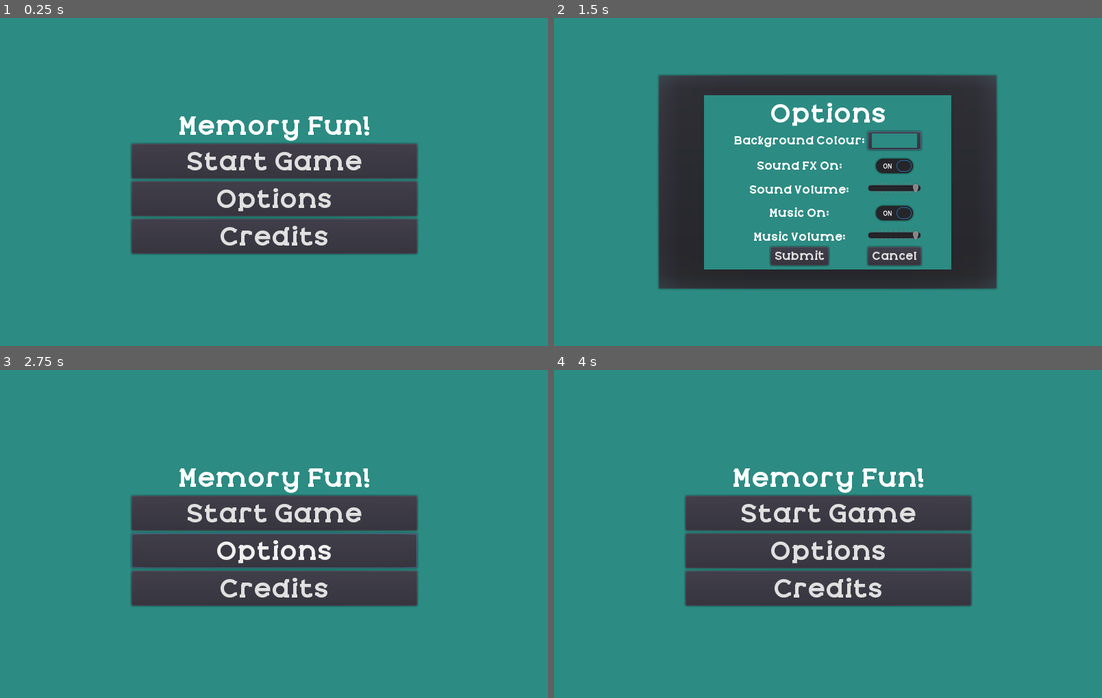
Above: before the commit, frames 1-4 (two rows, left to right).
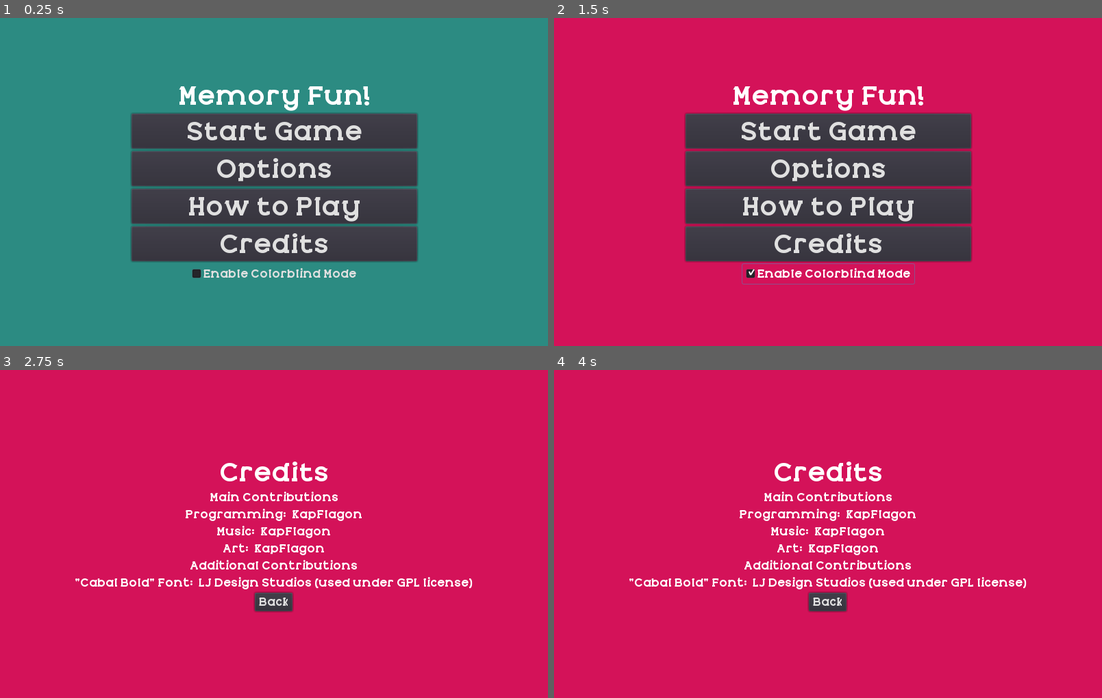
Above: after the commit, the same moments.

Repository: KapFlagon/Memory-Fun
Game: Godot game, scene res://src/screens/StartScreen.tscn
Two runs of this game, one before a commit and one after it. Both use one fixed random seed, a clock stepped at 60 frames per second and the inputs below.
Inputs (mouse positions are in pixels of both pictures, inside the frame that each line leads up to):
- Up to frame 1 (0.25 s): no input
- Up to frame 2 (1.5 s): click (828, 204) at 0.5 s, where only the run after the commit has a clickable "How to Play"; click (828, 273) at 1.25 s, where only the run after the commit has a clickable "Enable Colorblind Mode"
- Up to frame 3 (2.75 s): click (246, 609) at 2 s, where only the run before the commit has a clickable "Submit"
- Up to frame 4 (4 s): click (828, 602) at 2.75 s, where only the run after the commit has a clickable "Back"; click (828, 602) at 3.5 s, where only the run before the commit has a clickable "Back"

The runs differ from the first frame. In frame 1, 13% of the frame differs, in the area x 23-77%, y 20-80%; in frame 2, 97%; in frame 3, 100%; in frame 4, 100%, in the area x 0-100%, y 0-100%.

Commit message:
Began implementation of a colourblind friendly mode. Added a checkbox and responsive start and options screens.

Diff:
--- a/src/autoload/PlayerData.gd
+++ b/src/autoload/PlayerData.gd
@@ -1,9 +1,23 @@
 extends Node
 
-var difficulty:= 0 setget set_difficulty, get_difficulty
-var grid_size := 8 setget set_grid_size, get_grid_size
+var difficulty setget set_difficulty, get_difficulty
+var grid_size  setget set_grid_size, get_grid_size
 var game_time setget set_game_time, get_game_time
-var background_colour := Color(0.172549,0.545098,0.509804,1) setget set_background_colour, get_background_colour
+var background_colour setget set_background_colour, get_background_colour
+var buffered_colour setget set_buffered_colour, get_buffered_colour
+var colour_blind_mode_on setget set_colour_blind_mode_on, get_colour_blind_mode_on
+
+
+func _ready() -> void:
+	initialize()
+
+
+func initialize() -> void:
+	difficulty = 0
+	grid_size = 8
+	colour_blind_mode_on = false
+	buffered_colour == null
+	update_background_colour()
 
 
 func set_difficulty(new_difficulty: int) -> void:
@@ -32,7 +46,35 @@
 
 func set_background_colour(new_colour: Color) -> void:
 	background_colour = new_colour
+	buffered_colour = new_colour
 
 
 func get_background_colour():
 	return background_colour
+
+
+func set_buffered_colour(val) -> void:
+	buffered_colour = val
+
+
+func get_buffered_colour():
+	return buffered_colour
+
+
+func set_colour_blind_mode_on(val: bool) -> void:
+	colour_blind_mode_on = val
+	update_background_colour()
+
+
+func get_colour_blind_mode_on():
+	return colour_blind_mode_on
+
+
+func update_background_colour() -> void:
+	if colour_blind_mode_on:
+		background_colour = Color(0.83,0.07,0.35,1)
+	else:
+		if buffered_colour == null:
+			background_colour = Color(0.172549,0.545098,0.509804,1)
+		else:
+			background_colour = buffered_colour
--- a/src/entities/game_objects/Card.tscn
+++ b/src/entities/game_objects/Card.tscn
@@ -32,3 +32,6 @@
 [node name="FaceSprite" type="Sprite" parent="."]
 position = Vector2( 100, 130 )
 scale = Vector2( 0.9, 0.857143 )
+
+[node name="ColourblindSprite" type="Sprite" parent="."]
+visible = false
--- a/src/screens/DifficultySelectionScreen.gd
+++ b/src/screens/DifficultySelectionScreen.gd
@@ -9,6 +9,7 @@
 	get_node("ColorRect").set_frame_color(PlayerData.get_background_colour())
 	for button in get_tree().get_nodes_in_group("DifficultyGroup"):
 		button.connect("button_up", self, "_difficulty_button_pressed", [button])
+	set_tooltip_texts()
 
 
 # Called every frame. 'delta' is the elapsed time since the previous frame.
@@ -20,8 +21,10 @@
 	AudioManager.play_rand_sfx()
 	get_tree().change_scene("res://src/screens/StartScreen.tscn")
 
+
 func next_scene() -> void:
 	get_tree().change_scene("res://src/screens/GridSelectionScreen.tscn")
+
 
 func _difficulty_button_pressed(button):
 	AudioManager.play_rand_sfx()
@@ -32,3 +35,14 @@
 	else:
 		PlayerData.set_difficulty(e_difficulty.HARD)
 	next_scene()
+
+
+func set_tooltip_texts() -> void:
+	if PlayerData.get_colour_blind_mode_on():
+		get_node("VBox_DifficultySelection/EasyDifButton").set_tooltip("3 Shapes, 1 Background Icon")
+		get_node("VBox_DifficultySelection/MedDifButton").set_tooltip("5 Shapes, 3 Background Icons")
+		get_node("VBox_DifficultySelection/HardDifButton").set_tooltip("5 Shapes, 7 Background Icons")
+	else:
+		get_node("VBox_DifficultySelection/EasyDifButton").set_tooltip("3 Shapes, 1 Colour")
+		get_node("VBox_DifficultySelection/MedDifButton").set_tooltip("5 Shapes, 3 Colours")
+		get_node("VBox_DifficultySelection/HardDifButton").set_tooltip("5 Shapes, 7 Colours")
--- a/src/screens/OptionsPopup.gd
+++ b/src/screens/OptionsPopup.gd
@@ -5,20 +5,22 @@
 var original_sfx_vol
 var original_music_on
 var original_music_vol
+var original_colour_blind_mode
 var new_background_colour
 var new_sfx_on
 var new_sfx_vol
 var new_music_on
 var new_music_vol
+var new_colour_blind_mode
 
 
 signal popup_submitted
 signal popup_cancel
 
 
-func _ready() -> void:
-	get_node("PopupBackground").set_frame_color(PlayerData.get_background_colour())
-	get_config_data()
+#func _ready() -> void:
+#	get_node("PopupBackground").set_frame_color(PlayerData.get_background_colour())
+#	get_config_data()
 
 
 func _on_SubmitOptionsButton_button_up() -> void:
@@ -37,6 +39,7 @@
 
 func get_config_data() -> void:
 	original_background_colour = PlayerData.get_background_colour()
+	original_colour_blind_mode = PlayerData.get_colour_blind_mode_on()
 	original_sfx_on = AudioManager.get_sfx_on()
 	original_sfx_vol = AudioManager.get_sfx_vol()
 	original_music_on = AudioManager.get_music_on()
@@ -45,6 +48,7 @@
 
 func set_config_data() -> void:
 	PlayerData.set_background_colour(get_node("VBox_Options/GridContainer/ColorPickerButton").get_pick_color())
+	PlayerData.set_colour_blind_mode_on(get_node("VBox_Options/GridContainer/ColourBLindChkBx").pressed)
 	AudioManager.set_sfx_on(get_node("VBox_Options/GridContainer/SfxOnChckbx").pressed)
 	AudioManager.set_sfx_vol(get_node("VBox_Options/GridContainer/SfxVol_Slider").get_value())
 	AudioManager.set_music_on(get_node("VBox_Options/GridContainer/MusicOnChckbx").pressed)
@@ -54,6 +58,7 @@
 
 func use_original_data() -> void:
 	get_node("PopupBackground").set_frame_color(original_background_colour)
+	get_node("VBox_Options/GridContainer/ColourBLindChkBx").pressed = original_colour_blind_mode
 	get_node("VBox_Options/GridContainer/ColorPickerButton").set_pick_color(original_background_colour)
 	get_node("VBox_Options/GridContainer/SfxOnChckbx").pressed = original_sfx_on
 	get_node("VBox_Options/GridContainer/SfxVol_Slider").set_value(original_sfx_vol)
@@ -82,3 +87,31 @@
 
 func _on_MusicVol_Slider_value_changed(value: float) -> void:
 	AudioManager.set_music_vol(value)
+
+
+func check_colour_blind_mode() -> void:
+	if PlayerData.get_colour_blind_mode_on():
+		get_node("VBox_Options/GridContainer/ColorPickerButton").disabled = true
+	else:
+		get_node("VBox_Options/GridContainer/ColorPickerButton").disabled = false
+
+
+func _on_OptionsPopup_about_to_show() -> void:
+	get_node("PopupBackground").set_frame_color(PlayerData.get_background_colour())
+	get_config_data()
+	check_colour_blind_mode()
+
+
+func _on_ColourBLindChkBx_toggled(button_pressed: bool) -> void:
+	new_colour_blind_mode = button_pressed
+	PlayerData.set_colour_blind_mode_on(new_colour_blind_mode)
+	if new_colour_blind_mode:
+		get_node("PopupBackground").set_frame_color(PlayerData.get_background_colour())
+		get_node("VBox_Options/GridContainer/ColorPickerButton").set_pick_color(PlayerData.get_background_colour())
+	else:
+		if new_background_colour == null:
+			get_node("PopupBackground").set_frame_color(PlayerData.get_background_colour())
+			get_node("VBox_Options/GridContainer/ColorPickerButton").set_pick_color(PlayerData.get_background_colour())
+		else:
+			get_node("PopupBackground").set_frame_color(new_background_colour)
+			get_node("VBox_Options/GridContainer/ColorPickerButton").set_pick_color(new_background_colour)
--- a/src/screens/OptionsPopup.tscn
+++ b/src/screens/OptionsPopup.tscn
@@ -12,10 +12,10 @@
 anchor_top = 0.5
 anchor_right = 0.5
 anchor_bottom = 0.5
-margin_left = -249.5
-margin_top = -159.0
-margin_right = 249.5
-margin_bottom = 159.0
+margin_left = -249.0
+margin_top = -185.0
+margin_right = 250.0
+margin_bottom = 193.0
 theme = ExtResource( 1 )
 popup_exclusive = true
 script = ExtResource( 3 )
@@ -26,9 +26,9 @@
 anchor_right = 0.5
 anchor_bottom = 0.5
 margin_left = -180.5
-margin_top = -127.5
+margin_top = -147.0
 margin_right = 180.5
-margin_bottom = 127.5
+margin_bottom = 147.0
 color = Color( 0.172549, 0.545098, 0.509804, 1 )
 __meta__ = {
 "_edit_use_anchors_": false
@@ -39,10 +39,12 @@
 anchor_top = 0.5
 anchor_right = 0.5
 anchor_bottom = 0.5
-margin_left = -243.5
-margin_top = -159.0
-margin_right = 244.5
-margin_bottom = 159.0
+margin_left = -180.5
+margin_top = -143.0
+margin_right = 180.5
+margin_bottom = 143.0
+size_flags_horizontal = 4
+size_flags_vertical = 4
 size_flags_stretch_ratio = 0.0
 theme = ExtResource( 1 )
 alignment = 1
@@ -51,9 +53,9 @@
 }
 
 [node name="Options" type="Label" parent="VBox_Options"]
-margin_top = 36.0
-margin_right = 488.0
-margin_bottom = 81.0
+margin_top = 4.0
+margin_right = 361.0
+margin_bottom = 49.0
 text = "Options"
 align = 1
 __meta__ = {
@@ -61,95 +63,119 @@
 }
 
 [node name="GridContainer" type="GridContainer" parent="VBox_Options"]
-margin_left = 107.0
-margin_top = 85.0
-margin_right = 380.0
-margin_bottom = 281.0
+margin_left = 25.0
+margin_top = 53.0
+margin_right = 335.0
+margin_bottom = 282.0
 size_flags_horizontal = 4
 theme = ExtResource( 2 )
 columns = 2
 
+[node name="Label" type="Label" parent="VBox_Options/GridContainer"]
+margin_top = 4.0
+margin_right = 228.0
+margin_bottom = 25.0
+text = "Enable Colorblind Mode:"
+
+[node name="ColourBLindChkBx" type="CheckBox" parent="VBox_Options/GridContainer"]
+margin_left = 232.0
+margin_right = 310.0
+margin_bottom = 29.0
+theme = ExtResource( 2 )
+align = 1
+
 [node name="BckgrndColLabel" type="Label" parent="VBox_Options/GridContainer"]
-margin_top = 3.0
-margin_right = 191.0
-margin_bottom = 24.0
+margin_top = 36.0
+margin_right = 228.0
+margin_bottom = 57.0
 text = "Background Colour:"
 align = 1
 
 [node name="ColorPickerButton" type="ColorPickerButton" parent="VBox_Options/GridContainer"]
-margin_left = 195.0
-margin_right = 273.0
-margin_bottom = 27.0
+margin_left = 232.0
+margin_top = 33.0
+margin_right = 310.0
+margin_bottom = 60.0
 color = Color( 0.172549, 0.545098, 0.509804, 1 )
 
 [node name="SfxOn_Label" type="Label" parent="VBox_Options/GridContainer"]
-margin_top = 40.0
-margin_right = 191.0
-margin_bottom = 61.0
+margin_top = 73.0
+margin_right = 228.0
+margin_bottom = 94.0
 text = "Sound FX On:"
 align = 1
 
 [node name="SfxOnChckbx" type="CheckButton" parent="VBox_Options/GridContainer"]
-margin_left = 195.0
-margin_top = 31.0
-margin_right = 273.0
-margin_bottom = 71.0
+margin_left = 232.0
+margin_top = 64.0
+margin_right = 310.0
+margin_bottom = 104.0
 pressed = true
 
 [node name="SfxVol_Label" type="Label" parent="VBox_Options/GridContainer"]
-margin_top = 75.0
-margin_right = 191.0
-margin_bottom = 96.0
+margin_top = 108.0
+margin_right = 228.0
+margin_bottom = 129.0
 text = "Sound Volume:"
 align = 1
 
 [node name="SfxVol_Slider" type="HSlider" parent="VBox_Options/GridContainer"]
-margin_left = 195.0
-margin_top = 75.0
-margin_right = 273.0
-margin_bottom = 91.0
+margin_left = 232.0
+margin_top = 108.0
+margin_right = 310.0
+margin_bottom = 124.0
 min_value = -80.0
 max_value = 0.0
 step = 5.0
 tick_count = 10
 
 [node name="MusicOn_Label" type="Label" parent="VBox_Options/GridContainer"]
-margin_top = 109.0
-margin_right = 191.0
-margin_bottom = 130.0
+margin_top = 142.0
+margin_right = 228.0
+margin_bottom = 163.0
 text = "Music On:"
 align = 1
 
 [node name="MusicOnChckbx" type="CheckButton" parent="VBox_Options/GridContainer"]
-margin_left = 195.0
-margin_top = 100.0
-margin_right = 273.0
-margin_bottom = 140.0
+margin_left = 232.0
+margin_top = 133.0
+margin_right = 310.0
+margin_bottom = 173.0
 pressed = true
 __meta__ = {
 "_edit_use_anchors_": false
 }
 
 [node name="MusicVol_Label" type="Label" parent="VBox_Options/GridContainer"]
-margin_top = 144.0
-margin_right = 191.0
-margin_bottom = 165.0
+margin_top = 177.0
+margin_right = 228.0
+margin_bottom = 198.0
 text = "Music Volume:"
 align = 1
 
 [node name="MusicVol_Slider" type="HSlider" parent="VBox_Options/GridContainer"]
-margin_left = 195.0
-margin_top = 144.0
-margin_right = 273.0
-margin_bottom = 160.0
+margin_left = 232.0
+margin_top = 177.0
+margin_right = 310.0
+margin_bottom = 193.0
 min_value = -80.0
 max_value = 0.0
 step = 5.0
 tick_count = 10
 
 [node name="SubmitOptionsButton" parent="VBox_Options/GridContainer" instance=ExtResource( 5 )]
+margin_left = 71.0
+margin_top = 202.0
+margin_right = 156.0
+margin_bottom = 229.0
 
 [node name="CancelButton" parent="VBox_Options/GridContainer" instance=ExtResource( 4 )]
+margin_left = 232.0
+margin_top = 202.0
+margin_right = 310.0
+margin_bottom = 229.0
+[connection signal="about_to_show" from="." to="." method="_on_OptionsPopup_about_to_show"]
+[connection signal="toggled" from="VBox_Options/GridContainer/ColourBLindChkBx" to="." method="_on_ColourBLindChkBx_toggled"]
 [connection signal="color_changed" from="VBox_Options/GridContainer/ColorPickerButton" to="." method="_on_ColorPickerButton_color_changed"]
 [connection signal="toggled" from="VBox_Options/GridContainer/SfxOnChckbx" to="." method="_on_SfxOnChckbx_toggled"]
 [connection signal="value_changed" from="VBox_Options/GridContainer/SfxVol_Slider" to="." method="_on_SfxVol_Slider_value_changed"]
--- a/src/screens/StartScreen.gd
+++ b/src/screens/StartScreen.gd
@@ -20,3 +20,8 @@
 
 func _on_CreditsButton_button_up() -> void:
 	get_tree().change_scene("res://src/screens/CreditsScreen.tscn")
+
+
+func _on_CheckBox_toggled(button_pressed: bool) -> void:
+	PlayerData.set_colour_blind_mode_on(button_pressed)
+	get_node("ColorRect").set_frame_color(PlayerData.get_background_colour())
--- a/src/screens/StartScreen.tscn
+++ b/src/screens/StartScreen.tscn
@@ -1,6 +1,7 @@
-[gd_scene load_steps=6 format=2]
+[gd_scene load_steps=7 format=2]
 
 [ext_resource path="res://src/themes/Theme_01.tres" type="Theme" id=1]
+[ext_resource path="res://src/themes/Theme_01_small.tres" type="Theme" id=2]
 [ext_resource path="res://src/screens/StartScreen.gd" type="Script" id=3]
 [ext_resource path="res://src/entities/ui/ExitButton.tscn" type="PackedScene" id=4]
 [ext_resource path="res://src/entities/ui/StartButton.tscn" type="PackedScene" id=5]
@@ -40,9 +41,9 @@
 }
 
 [node name="Title" type="Label" parent="VBox_MainMenu"]
-margin_top = 71.0
+margin_top = 27.0
 margin_right = 417.0
-margin_bottom = 116.0
+margin_bottom = 72.0
 text = "Memory Fun!"
 align = 1
 __meta__ = {
@@ -50,17 +51,43 @@
 }
 
 [node name="StartButton" parent="VBox_MainMenu" instance=ExtResource( 5 )]
+margin_top = 76.0
+margin_bottom = 127.0
 
 [node name="OptionsButton" parent="VBox_MainMenu" instance=ExtResource( 6 )]
+margin_top = 131.0
+margin_bottom = 182.0
 
 [node name="ExitButton" parent="VBox_MainMenu" instance=ExtResource( 4 )]
 visible = false
 margin_right = 417.0
 
+[node name="HowToPlayButton" type="Button" parent="VBox_MainMenu"]
+margin_top = 186.0
+margin_right = 417.0
+margin_bottom = 237.0
+text = "How to Play"
+
 [node name="CreditsButton" type="Button" parent="VBox_MainMenu"]
-margin_top = 230.0
+margin_top = 241.0
 margin_right = 417.0
-margin_bottom = 281.0
+margin_bottom = 292.0
 text = "Credits"
+
+[node name="HBoxContainer" type="HBoxContainer" parent="VBox_MainMenu"]
+margin_left = 83.0
+margin_top = 296.0
+margin_right = 334.0
+margin_bottom = 325.0
+size_flags_horizontal = 4
+size_flags_vertical = 4
+
+[node name="ColourBlindCheckBox" type="CheckBox" parent="VBox_MainMenu/HBoxContainer"]
+margin_right = 251.0
+margin_bottom = 29.0
+theme = ExtResource( 2 )
+text = "Enable Colorblind Mode"
+align = 1
 [connection signal="options_submitted" from="VBox_MainMenu/OptionsButton" to="." method="_on_OptionsButton_options_submitted"]
 [connection signal="button_up" from="VBox_MainMenu/CreditsButton" to="." method="_on_CreditsButton_button_up"]
+[connection signal="toggled" from="VBox_MainMenu/HBoxContainer/ColourBlindCheckBox" to="." method="_on_CheckBox_toggled"]
Binary file changed: assets/images/CardBack.png
Binary file added: assets/images/ColourBlind_Lines_Diag_LR.png
Binary file added: assets/images/ColourBlind_Lines_Diag_RL.png
Binary file added: assets/images/ColourBlind_Lines_H.png
Binary file added: assets/images/ColourBlind_Lines_Plus.png
Binary file added: assets/images/ColourBlind_Lines_Point.png
Binary file added: assets/images/ColourBlind_Lines_V.png
Binary file added: assets/images/ColourBlind_Lines_X.png
Not shown, changed: ToDo
